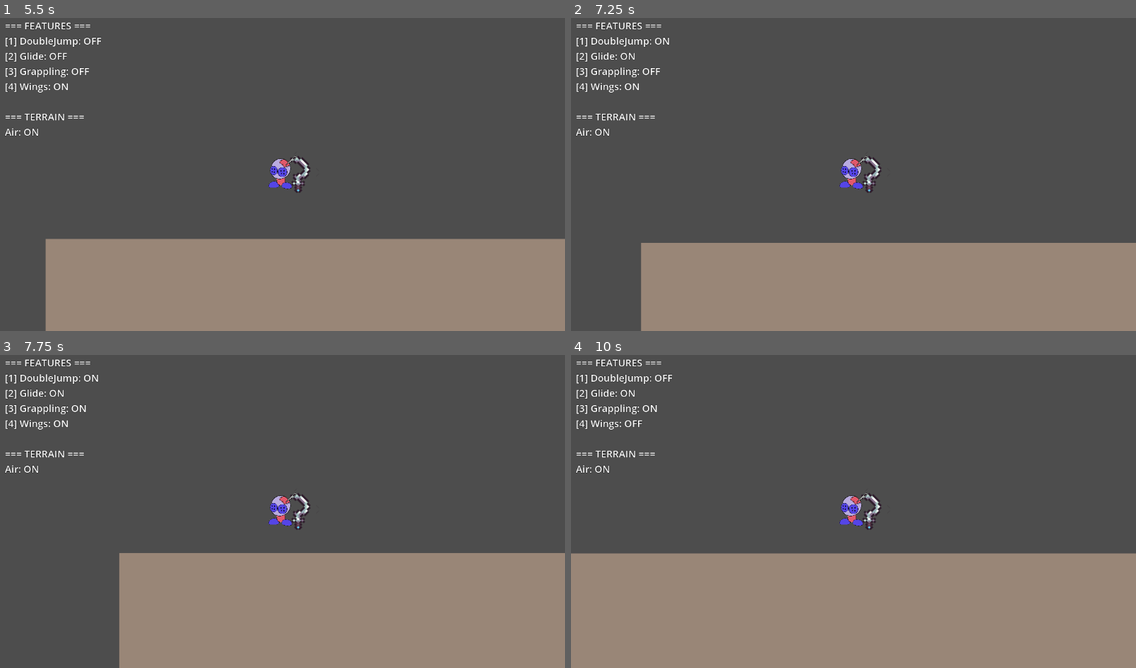
Above: before the commit, frames 1-4 (two rows, left to right).
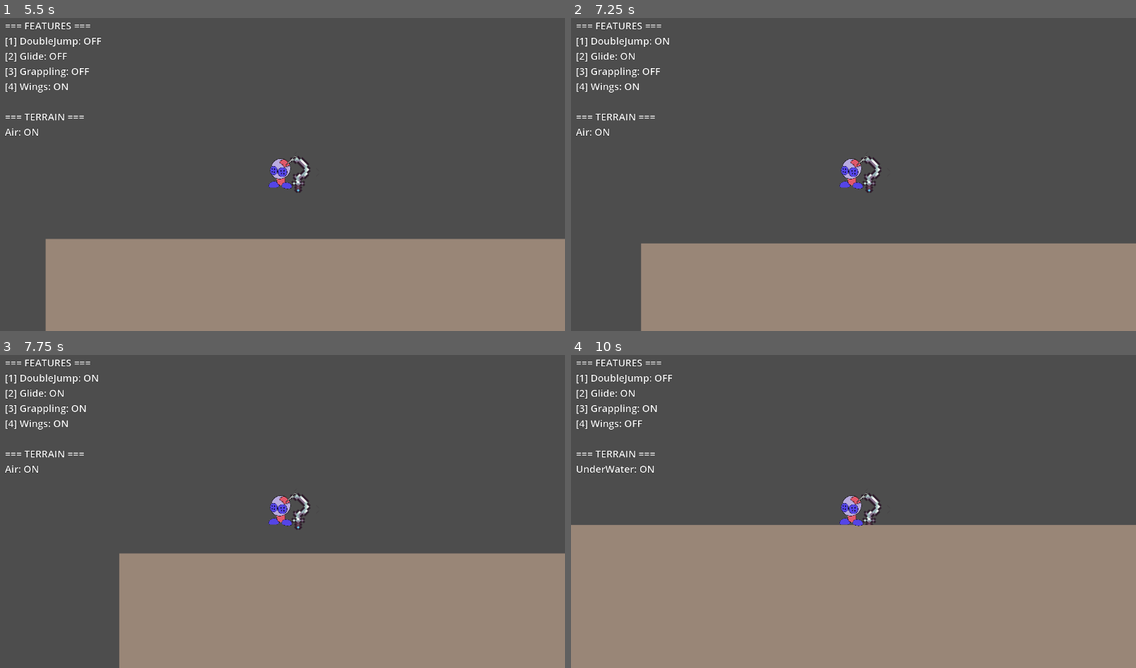
Above: after the commit, the same moments.

Repository: EliasSteffen/Wool
Game: Godot game, scene res://scenes/ui/main_menu.tscn
The game is run twice, just before and just after one commit, with the same random seed, the same clock (stepped at 60 frames per second) and the same inputs.
Inputs:
- Up to frame 1 (5.5 s): click "Start Game" at 0.5 s; tap Enter at 1.25 s; hold Right (move_right) 1.28-2.78 s; tap E (grapple) at 1.35, 5.1 s; tap Space (jump) at 1.52, 2.27, 3.77, 4.52, 5.27 s; tap 1 at 2.1 s; hold A (move_left) 2.78-3.53 s; tap 2 at 2.85 s; hold Right (move_right) 3.53-5.03 s; tap 3 at 3.6 s; tap 4 at 4.35 s; hold A (move_left) from 5.03 s (still down)
- Up to frame 2 (7.25 s): release A (move_left) at 5.78 s; hold Right (move_right) 5.78-6.53 s; tap 1 at 5.85 s; hold A (move_left) from 6.53 s (still down); tap 2 at 6.6 s; tap Space (jump) at 6.77 s
- Up to frame 3 (7.75 s): keep holding A (move_left); tap 3 at 7.35 s; tap Space (jump) at 7.52 s
- Up to frame 4 (10 s): release A (move_left) at 8.03 s; hold Right (move_right) from 8.03 s (still down); tap 4 at 8.1 s; tap Space (jump) at 8.27, 9.77 s; tap E (grapple) at 8.85 s; tap 1 at 9.6 s

Frame 1 is identical in both runs. In frame 2, 0.2% of the frame differs, in the area x 12-100%, y 71-73%; in frame 3, 0.2%; in frame 4, 9.4%, in the area x 0-100%, y 35-64%.

Commit message:
feat: Füge Upwind-Zone und zugehörige Logik hinzu, um Aufwindmechanik zu unterstützen

Diff:
--- a/scenes/levels/level_1.tscn
+++ b/scenes/levels/level_1.tscn
@@ -1,9 +1,10 @@
-[gd_scene load_steps=5 format=3 uid="uid://dys6tb5xur5kw"]
+[gd_scene load_steps=6 format=3 uid="uid://dys6tb5xur5kw"]
 
 [ext_resource type="Script" uid="uid://2t0xhsio7d8e" path="res://scripts/levels/base_level.gd" id="1_script"]
 [ext_resource type="Texture2D" uid="uid://c3oyx31vjvh0e" path="res://assets/maps/2d-map-1.png" id="2_nsrm0"]
 [ext_resource type="PackedScene" uid="uid://b6ta6xfdcfr3h" path="res://scenes/characters/players/wool.tscn" id="2_wool"]
 [ext_resource type="PackedScene" path="res://scenes/terrain/underwater_zone.tscn" id="4_x42e6"]
+[ext_resource type="PackedScene" path="res://scenes/terrain/upwind_zone.tscn" id="5_6761a"]
 
 [node name="Level1" type="Node2D"]
 script = ExtResource("1_script")
@@ -123,6 +124,13 @@
 position = Vector2(672, -32)
 
 [node name="CollisionShape2D" parent="UnderwaterZone/DetectionArea" index="0"]
-position = Vector2(152, -82)
+position = Vector2(-4, -82)
+
+[node name="UpwindZone" parent="." instance=ExtResource("5_6761a")]
+position = Vector2(1192, -88)
+
+[node name="CollisionShape2D" parent="UpwindZone/DetectionArea" index="0"]
+position = Vector2(24, -53)
 
 [editable path="UnderwaterZone"]
+[editable path="UpwindZone"]
--- /dev/null
+++ b/scenes/terrain/upwind_zone.tscn
@@ -0,0 +1,20 @@
+[gd_scene load_steps=3 format=3]
+
+[ext_resource type="Script" path="res://scripts/terrain/upwind_terrain.gd" id="1_script"]
+
+[sub_resource type="RectangleShape2D" id="RectangleShape2D_upwind"]
+size = Vector2(100, 300)
+
+[node name="UpwindZone" type="Node2D"]
+script = ExtResource("1_script")
+
+[node name="DetectionArea" type="Area2D" parent="."]
+collision_layer = 0
+collision_mask = 1
+
+[node name="CollisionShape2D" type="CollisionShape2D" parent="DetectionArea"]
+shape = SubResource("RectangleShape2D_upwind")
+debug_color = Color(0.8, 0.8, 0.8, 0.3)
+
+[node name="Visuals" type="Node2D" parent="."]
+# Placeholder for particle effects or wind lines
--- a/scripts/features/glide_feature.gd
+++ b/scripts/features/glide_feature.gd
@@ -53,7 +53,11 @@
 		return
 
 	# Can only glide in the air (not on floor)
-	var can_glide: bool = not character.is_on_floor() and character.velocity.y > 0  # Falling down
+	# Usually only when falling, unless terrain allows upward gliding (e.g. Upwind)
+	var is_falling: bool = character.velocity.y > 0
+	var terrain_allows_upward: bool = character.current_terrain and character.current_terrain.can_glide_upwards
+
+	var can_glide: bool = not character.is_on_floor() and (is_falling or terrain_allows_upward)
 	var input_held: bool = Input.is_action_pressed(glide_input_action)
 
 	_is_gliding = can_glide and input_held
--- a/scripts/terrain/constants.gd
+++ b/scripts/terrain/constants.gd
@@ -5,6 +5,7 @@
 const DEFAULT_WATER_SLOWDOWN_FACTOR: float = 0.5
 const DEFAULT_WATER_BUOYANCY_FORCE: float = -100.0
 const DEFAULT_WATER_RESISTANCE: float = 0.95
+const DEFAULT_UPWIND_FORCE: float = -1200.0
 
 func _ready() -> void:
 	settings = {
@@ -16,5 +17,8 @@
 			"slowdown_factor": { "value": DEFAULT_WATER_SLOWDOWN_FACTOR, "min": 0.1, "max": 1.0, "step": 0.05 },
 			"buoyancy_force": { "value": DEFAULT_WATER_BUOYANCY_FORCE, "min": -500.0, "max": 0.0, "step": 10.0 },
 			"water_resistance": { "value": DEFAULT_WATER_RESISTANCE, "min": 0.8, "max": 1.0, "step": 0.001 }
+		},
+		"Upwind": {
+			"upwind_force": { "value": DEFAULT_UPWIND_FORCE, "min": -5000.0, "max": -500.0, "step": 100.0 }
 		}
 	}
--- a/scripts/terrain/terrain.gd
+++ b/scripts/terrain/terrain.gd
@@ -15,6 +15,7 @@
 # === EXPORTED VARIABLES ===
 @export var terrain_name: String = "UnnamedTerrain"
 @export var affects_movement: bool = true
+@export var can_glide_upwards: bool = false # If true, allows gliding even when moving upwards (e.g. updrafts)
 
 # === PRIVATE VARIABLES ===
 var _characters_in_terrain: Array[CharacterBody2D] = []
--- /dev/null
+++ b/scripts/terrain/upwind_terrain.gd
@@ -0,0 +1,78 @@
+## UpwindTerrain - Pushes character up when gliding
+##
+## Applies an upward force to the character, but ONLY if they are currently gliding.
+## This allows for "thermal" mechanics where the player can gain height.
+class_name UpwindTerrain
+extends Terrain
+
+# === PUBLIC VARIABLES ===
+var upwind_force: float
+
+# === BUILT-IN METHODS ===
+func _ready() -> void:
+	super._ready()
+	terrain_name = "Upwind"
+	affects_movement = true
+	can_glide_upwards = true
+	_setup_tweakables()
+
+func _setup_tweakables() -> void:
+	upwind_force = TerrainConstants.get_value("Upwind", "upwind_force")
+	TerrainConstants.value_changed.connect(_on_tweakable_changed)
+
+func _on_tweakable_changed(category: String, key: String, value: Variant) -> void:
+	if category == "Upwind" and key == "upwind_force":
+		upwind_force = float(value)
+
+# === OVERRIDDEN METHODS ===
+
+func _calculate_terrain_effect(delta: float, _character_position: Vector2) -> Vector2:
+	# We need to check if the character is gliding
+	# Since we don't have direct access to the character here (only position),
+	# we need to iterate over characters in the terrain.
+	# However, this method is called by the character itself via get_movement_factor.
+	# But get_movement_factor doesn't pass the character instance.
+
+	# Wait, BaseCharacter calls: current_terrain.get_movement_factor(delta, global_position)
+	# And Terrain.get_movement_factor calls _calculate_terrain_effect.
+	# This design is a bit limiting because we don't know WHICH character is asking.
+
+	# WORKAROUND: Since we can't easily identify the calling character in the current architecture
+	# without changing the base class signature (which might break other things),
+	# we will return ZERO here and apply the force in a different way.
+
+	# BETTER APPROACH: We can override get_movement_factor in Terrain to accept an optional character?
+	# No, BaseCharacter calls it.
+
+	# Let's look at BaseCharacter.gd again.
+	# It calls: total_factor += current_terrain.get_movement_factor(delta, global_position)
+
+	# We should probably change PhysicsChanger to accept the character instance instead of just position.
+	# But that's a big refactor.
+
+	# Alternative: Since UpwindTerrain tracks characters in _characters_in_terrain,
+	# we could apply the force directly to them in _physics_process of the Terrain?
+	# But Terrain inherits Node2D, so it has _physics_process.
+
+	return Vector2.ZERO
+
+## Apply force directly to characters in the terrain
+func _physics_process(delta: float) -> void:
+	for character in _characters_in_terrain:
+		if character is BaseCharacter:
+			_apply_upwind_force(character, delta)
+
+func _apply_upwind_force(character: BaseCharacter, delta: float) -> void:
+	# Check if character has GlideFeature and is gliding
+	var glide_feature = character.get_feature_by_type(GlideFeature)
+
+	if glide_feature and glide_feature.is_gliding():
+		# Apply upward force
+		# We modify velocity directly since we are in _physics_process
+		# This is additive to the character's own movement calculation
+		character.velocity.y += upwind_force * delta
+
+		# Clamp max upward speed to prevent infinite acceleration
+		var max_upward_speed: float = -1000.0
+		if character.velocity.y < max_upward_speed:
+			character.velocity.y = max_upward_speed
Not shown, added: scripts/terrain/upwind_terrain.gd.uid
